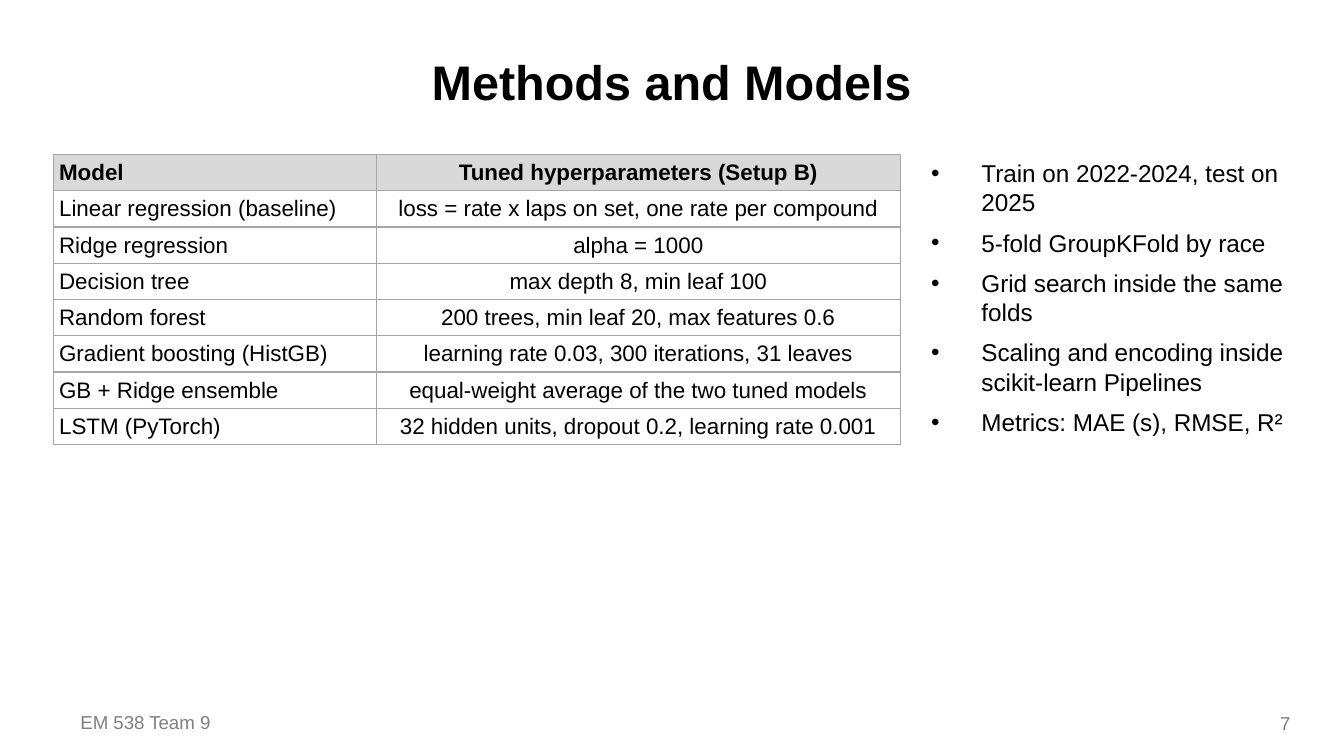
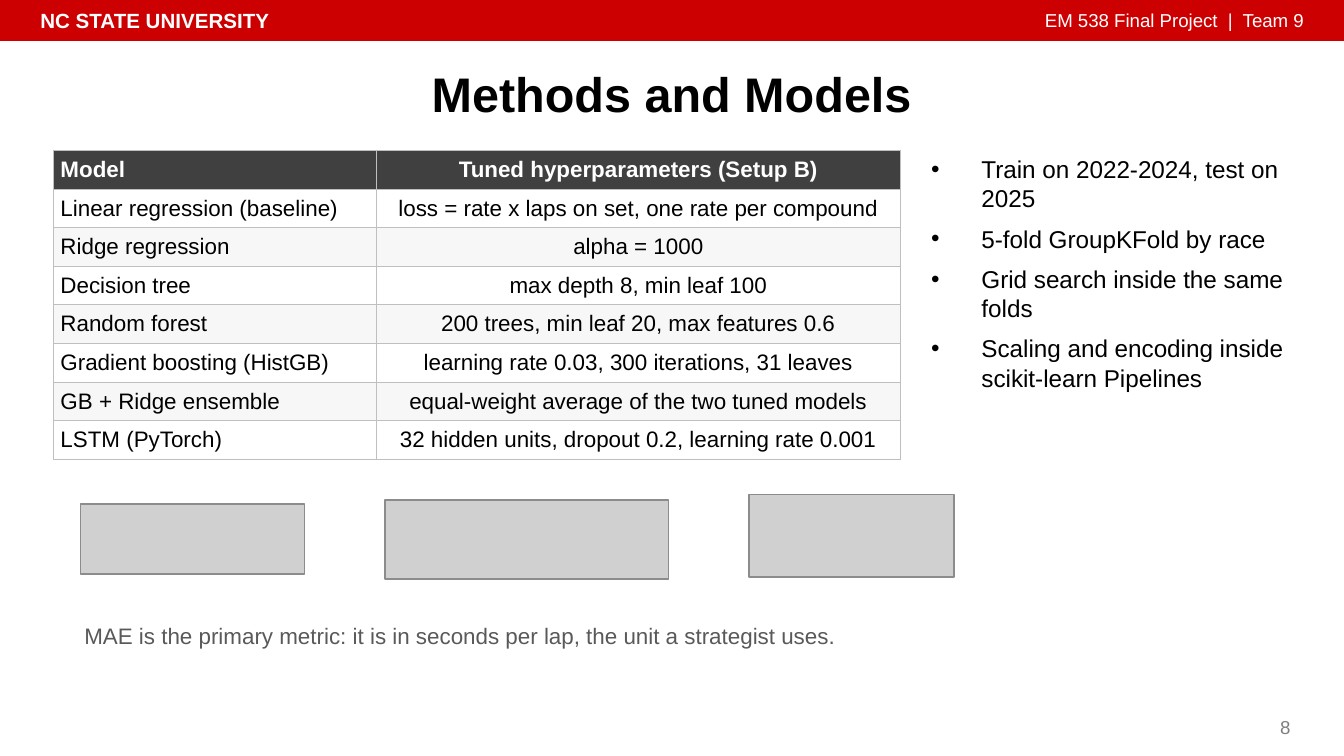
Before and after one commit to isaiahnick/f1-tire-degradation, a slide deck: slide 8 of reports/presentation/PitWall_Final_Presentation.pptx (slide 7 before the commit). Drawn at 1344x756 pixels with LibreOffice and Linux fonts; fonts in the diff are those of the drawing; grey boxes stand for pictures. Boxes give left, top, right and bottom in pixels: in the first picture for what was removed or moved away, otherwise in the second. Text is boxed around its words. In the diff, an @@ line names an element or a change of style, - is before the commit and + after.

```diff
--- a/reports/presentation/PitWall_Final_Presentation.pptx
+++ b/reports/presentation/PitWall_Final_Presentation.pptx
@@ rectangle added at (0, 0, 1344, 40), fill #CC0000, outline #CC0000 1 pt @@
@@ text added at (40, 13, 269, 29), 11 pt, text #FFFFFF, bold @@
+NC STATE UNIVERSITY
@@ text at (1045, 13, 1303, 31): text changed; text colour #7F7F7F to #FFFFFF @@
-EM 538 Team 9
+EM 538 Final Project | Team 9
@@ title "Methods and Models": place and size @@
-title "Methods and Models" at (432, 65, 911, 101)
+title "Methods and Models" at (432, 77, 911, 113)
@@ table at (54, 151, 900, 456) @@
@@ fill #D9D9D9 to #404040 in row 1 @@
@@ fill #FFFFFF to #F7F7F7 in 6 cells @@
@@ text colour #000000 to #FFFFFF in "Model", "Tuned hyperparameters (Setup B)" @@
@@ borders changed @@
@@ table: place and size @@
-table at (54, 155, 900, 443)
+table at (54, 151, 900, 456)
@@ text at (981, 413, 1283, 436): paragraph removed @@
-• Metrics: MAE (s), RMSE, R²
@@ picture added at (81, 504, 305, 574) @@
@@ picture added at (386, 500, 669, 579) @@
@@ picture added at (749, 495, 954, 577) @@
@@ text added at (84, 628, 834, 649), 12 pt, text #595959 @@
+MAE is the primary metric: it is in seconds per lap, the unit a strategist uses.
@@ page number removed at (1280, 717, 1290, 730) @@
-7
@@ page number added at (1280, 721, 1290, 734), 10 pt, text #7F7F7F @@
+8
```
Also in this commit, not shown: 17 other slides changed, 1 slide added, 9 other files.
